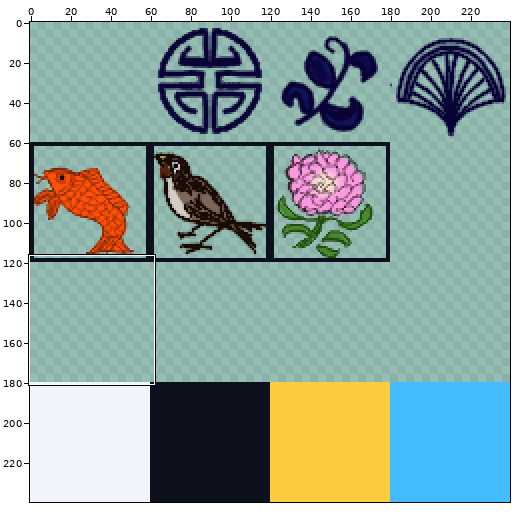
File history of a sprite sheet, Assets/board_tiles.png. The first picture is a wide view before the edit; the outline marks the close-up.
Close-up. Old version:
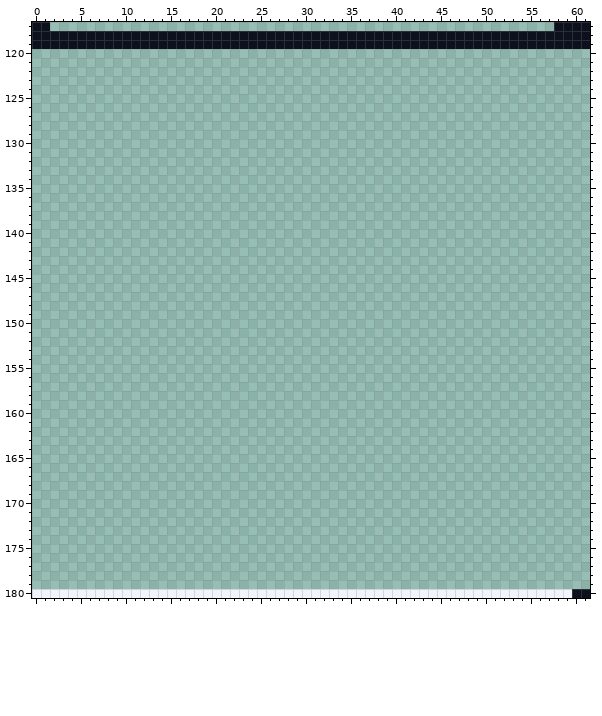
The file is 240x240 pixels. Pixels under 10% opacity are left out. Colours within 5 levels of each other are drawn and written as one. Shown: x 0..61, y 117..180.
New version:
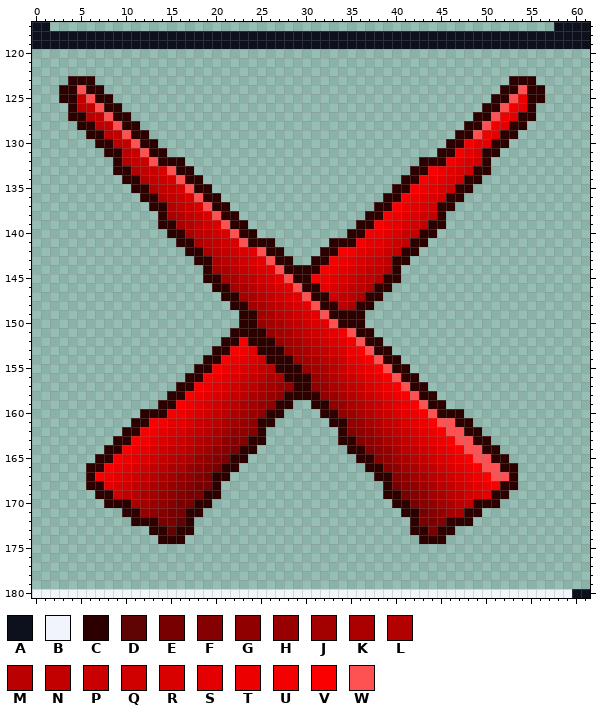
Palette (. is transparent): A #0d101d  B #f1f4fb  C #2d0000  D #5f0303  E #790000  F #850000  G #900000  H #980000  J #a30000  K #ab0000  L #b30000  M #ba0000  N #c20000  P #ca0000  Q #d10000  R #d90000  S #e40000  T #ec0000  U #f30000  V #fb0000  W #fe5252
What changed:
Changed rows in their new state; - is an unchanged pixel.
first column x 3:
123 -CCC----------------------------------------------CCC-
124 CCWCC--------------------------------------------CCWCC
125 CCNWCC------------------------------------------CCWTCC
126 -CMNWCC----------------------------------------CCWTSC-
127 -CCMNWCC--------------------------------------CCWTSCC-
128 --CCMNWCC------------------------------------CCWTSCC--
129 ---CCMNWCC----------------------------------CCWTSCC---
130 ----CCMNWCC--------------------------------CCUSSCC----
131 -----CCMPWCC------------------------------CCUSRCC-----
132 ------CLNPWCCC--------------------------CCCUSRQC------
133 ------CCLNPRWCC------------------------CCVTSRQCC------
134 -------CCLNPRWCC----------------------CCVTSRQCC-------
135 --------CCLNPRWCC--------------------CCVTSRQCC--------
136 ---------CCLNPRWCC------------------CCVTSRQCC---------
137 ----------CCLNPRWCC----------------CCVTSRQCC----------
138 -----------CKLNPRWCC--------------CCVTSRQNC-----------
139 -----------CCKLNQRWCC------------CCVTSRQNCC-----------
140 ------------CCKMNQRWCC----------CCUTSRPNCC------------
141 -------------CCKMNQRWCCC------CCCUSSRPNCC-------------
142 --------------CCKMNQRSWCC----CCVUSRRPNCC--------------
143 ---------------CCKMNQRSWCC--CCVTSRQPNCC---------------
144 ----------------CJKMNQRSWCCCCVTSRQNNLC----------------
145 ----------------CCJKMNQRSWCCVTSRQNMLCC----------------
146 -----------------CCJKMNQRSWCCSRQNMKCC-----------------
147 ------------------CCJKMNQRSWCCQNMKCC------------------
148 -------------------CCJKMNQRSWCCMKCC-------------------
149 --------------------CCJKMNQRSWCCCC--------------------
150 --------------------CCHJKMNQRSWCCC--------------------
151 -------------------CCCCHJKMNQRSUWCC-------------------
152 ------------------CCVCCCHJKMNQRSUWCC------------------
153 -----------------CCVUSCCCHJKMNQRTVWCC-----------------
154 ----------------CCVTSRQCCCHJKMNQSTVWCC----------------
155 ---------------CCVTSRQNMCCCHJKMPRSTVWCC---------------
156 --------------CCVTSRQNMKKCCCHJLNPRSTVWCC--------------
157 -------------CCVTSRQNMKJHGCCGHKLNPRSTVWCC-------------
158 ------------CCVTSRQNMKJHGCCCCGHKLNPRSTVWCC------------
159 -----------CCVTSRQNMKJHGCC--CCGHKLNPRSTVWCC-----------
160 ---------CCCUTSRQNMKJHGCC----CCGHKLNPRSTVWCCC---------
161 --------CCVUSSRPNMKJHGCC------CCGHKLNPRSTVWWCC--------
162 -------CCVUSRRPNMKJGGFC--------CFGHKLNPRSTVWWCC-------
163 ------CCVUSRQPNLKJGFFCC--------CCFGHKLNQRSTVWWCC------
164 -----CCVTSRQNNLKJGFECC----------CCFGHKMNQRSTVWWCC-----
165 ----CCVTSRQNMLKHGFECC------------CCFGJKMNQRSTVWWCC----
166 ---CCVTSRQNMKKHGFECC--------------CCFGJKMNQRSTVWWCC---
167 ---CVTSRQNMKJHGFECC----------------CCFGJKMNQRSTVWWC---
168 ---CCSRQNMKJHGFEEC------------------CEFGJKMNQRSTVCC---
169 ----CCQNMKJHGFEECC------------------CCEFGJKMNQRSCC----
170 -----CCCKJHGFEECC--------------------CCEFGJKMNCCC-----
171 -------CCHGFEECC----------------------CCEFGJKCC-------
172 --------CCCEEDC------------------------CEEFCCC--------
173 ----------CCDCC------------------------CCECC----------
174 -----------CCC--------------------------CCC-----------
Boxes around the changes in both close-ups, in picture pixels (x1, y1, x2, y2):
added: (59, 76, 545, 544)
